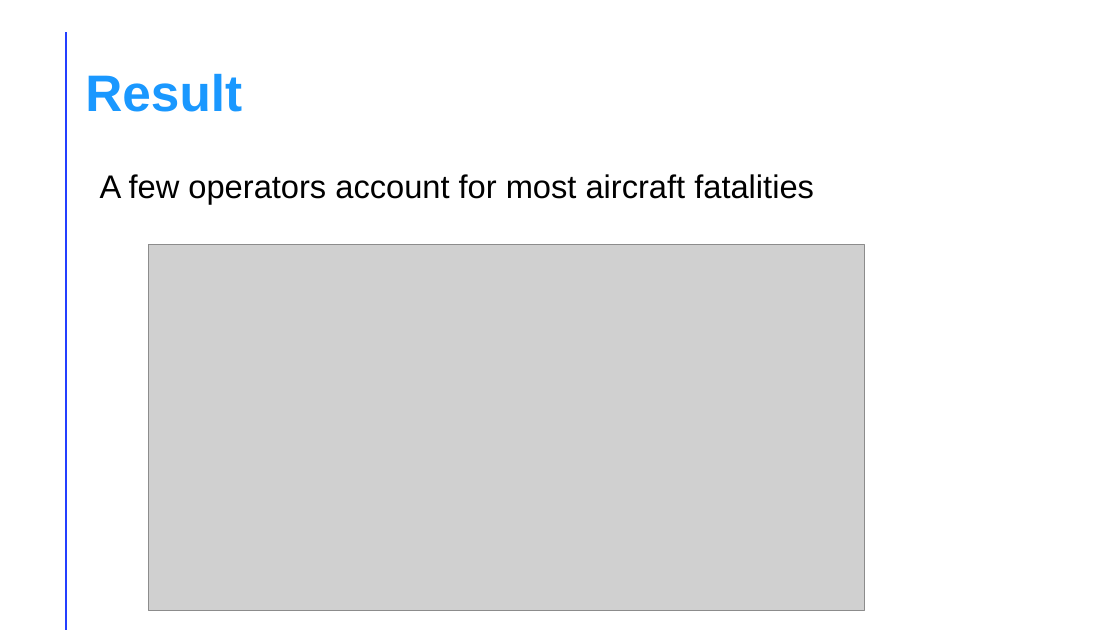
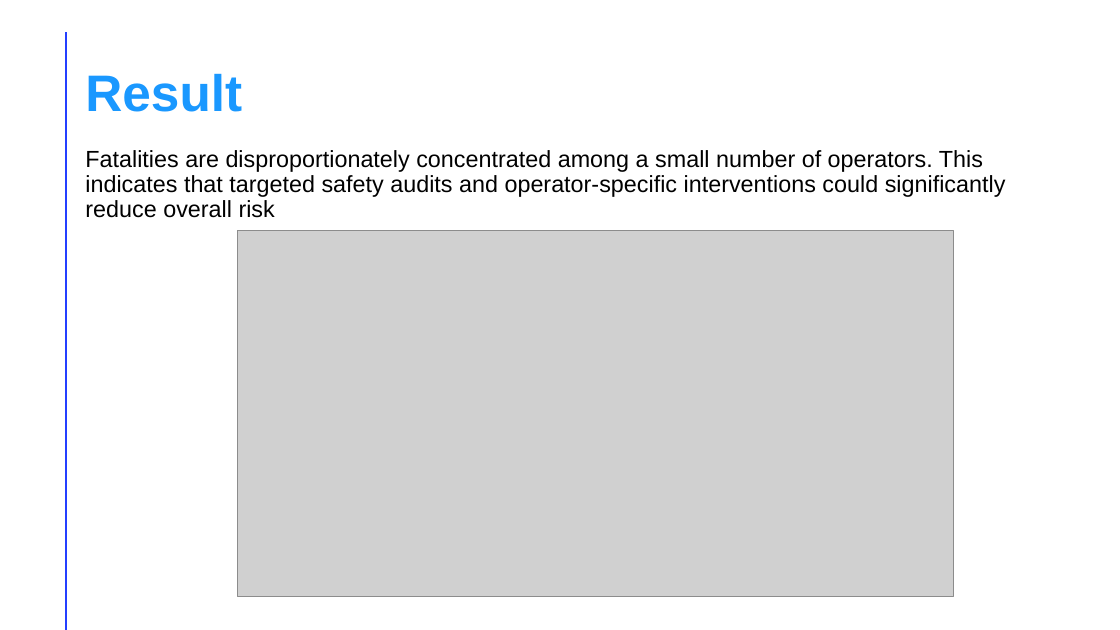
Before and after one commit to Elky-bett/Phase-1-Project--Analysis-of-Aviation-data, a slide deck: slide 8 of Presentation_Aviation.pptx. Drawn at 1120x630 pixels with LibreOffice and Linux fonts; fonts in the diff are those of the drawing; grey boxes stand for pictures. Boxes give left, top, right and bottom in pixels: in the first picture for what was removed or moved away, otherwise in the second. Text is boxed around its words. In the diff, an @@ line names an element or a change of style, - is before the commit and + after.

```diff
--- a/Presentation_Aviation.pptx
+++ b/Presentation_Aviation.pptx
@@ text at bbox=[85, 150, 1006, 218]: text changed; size 28 to 20 pt @@
-A few operators account for most aircraft fatalities
+Fatalities are disproportionately concentrated among a small number of operators. This indicates that targeted safety audits and operator‑specific interventions could significantly reduce overall risk
@@ picture: place and size @@
-picture at bbox=[149, 245, 865, 611]
+picture at bbox=[237, 231, 953, 597]
```
Also in this commit, not shown: 8 other slides changed, 1 other file.
